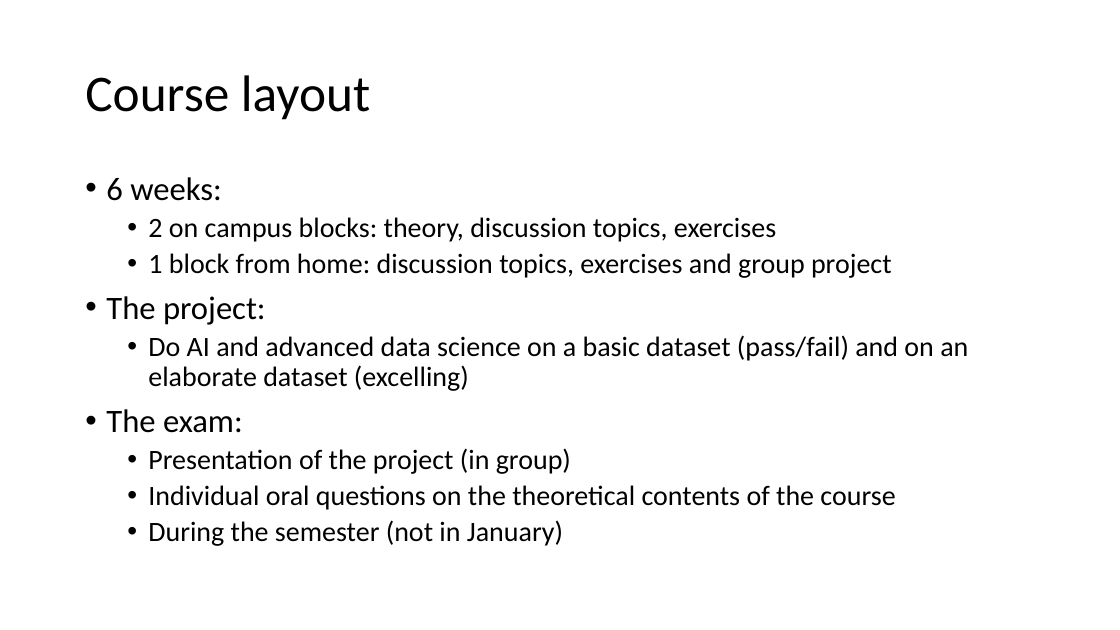
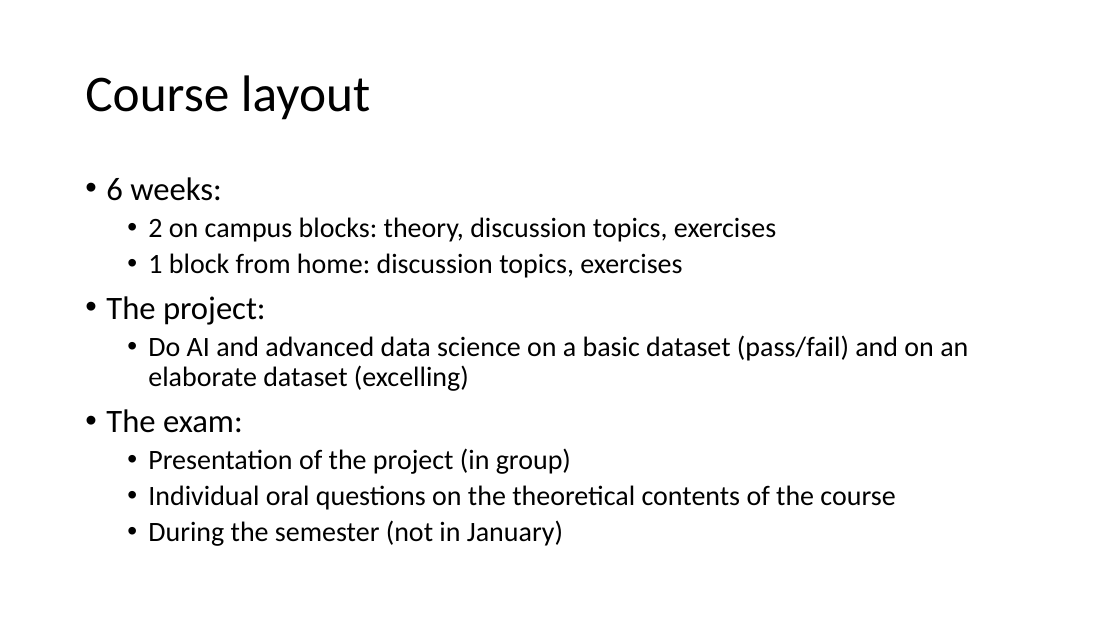
Before and after one commit to mjochen/CloudAI, a slide deck: slide 5 of PPT/0 - Intro.pptx. Drawn at 1120x630 pixels with LibreOffice and Linux fonts; fonts in the diff are those of the drawing. Boxes give left, top, right and bottom in pixels: in the first picture for what was removed or moved away, otherwise in the second. Text is boxed around its words. In the diff, an @@ line names an element or a change of style, - is before the commit and + after.

```diff
--- a/PPT/0 - Intro.pptx
+++ b/PPT/0 - Intro.pptx
@@ text at (148, 253, 682, 278): text changed @@
-  • 1 block from home: discussion topics, exercises and group project
+  • 1 block from home: discussion topics, exercises
```
Also in this commit, not shown: 2 other slides changed, 4 other files.
